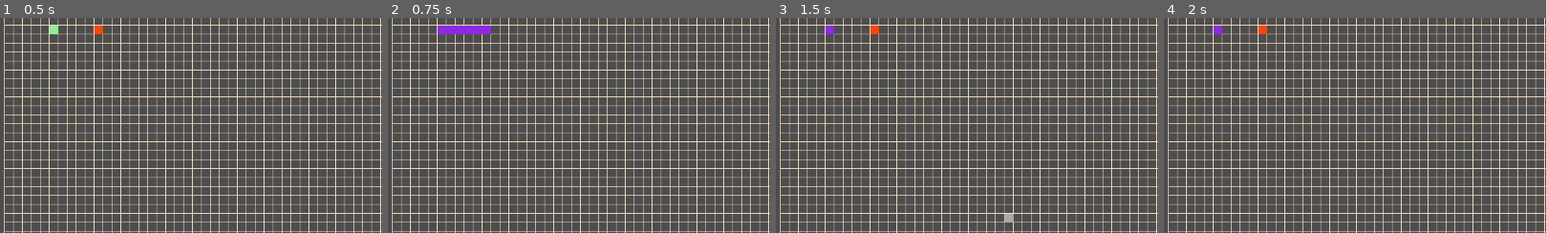
Above: before the commit, frames 1-4 (left to right).
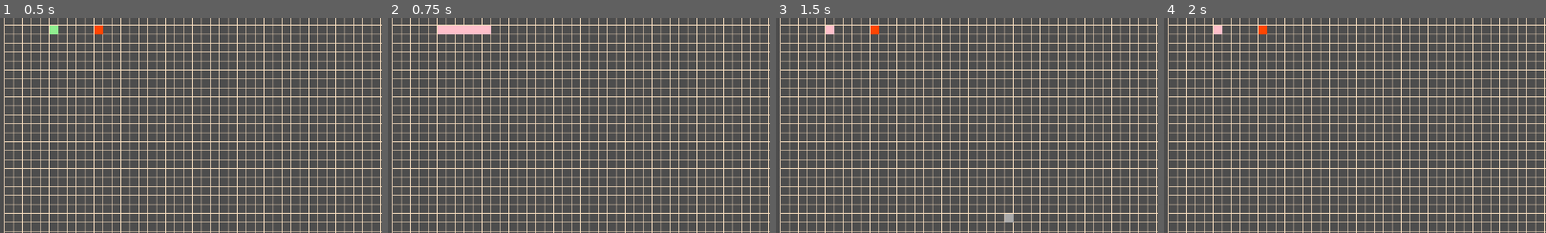
Above: after the commit, the same moments.

Repository: 12xsunx12/a--visualizer
Game: Godot game, scene res://Scenes/main.tscn
Same seed, same stepped clock (60 frames per second), same inputs: the game is played once before the commit and once after it.
Inputs (mouse positions are % of the whole screen's width and height, from its top left):
- Up to frame 1 (0.5 s): no input
- Up to frame 2 (0.75 s): tap Enter (ui_accept) at 0.5 s; move the mouse to (72, 45) at 0.52 s; tap A (press_a) at 0.6 s; click (72, 45) at 0.67 s
- Up to frame 3 (1.5 s): tap Enter (ui_accept) at 0.77, 1.25 s; move the mouse to (30, 55) at 1.27 s; tap A (press_a) at 1.35 s; click (30, 55) at 1.42 s
- Up to frame 4 (2 s): tap Enter (ui_accept) at 1.52 s
The pictures show only the part of the screen within x 0-50%, y 9-59%; the shares and areas given below are measured in that part.

Frame 1 is identical in both runs. In frame 2, 0.6% of the frame differs, in the area x 13-27%, y 3-8%; in frame 3, less than 0.1%; in frame 4, less than 0.1%.

Commit message:
clear the priority que when it gets to big
this also speeds up the program al ot

Diff:
--- a/Scenes/astar3.gd
+++ b/Scenes/astar3.gd
@@ -14,6 +14,7 @@
 var pri_que: priQ = priQ.new()				# the priority que
 var path: Dictionary = {} 								# the constructed shortest path
 var max_evaluations = 15000 							# if astar can't find end in 5000 searches, throw error
+var max_que_size = 50
 @export var timer: Timer
 var counter: int = 0
 
@@ -79,7 +80,7 @@
 # // - - - - - - - - - - - - - - - - - - - - - - - - -
 func _draw_path():
 	for key in path:
-		draw_rect(Rect2(path[key].pos * Global.cell_size, Global.cell_size), Color.BLUE_VIOLET)
+		draw_rect(Rect2(path[key].pos * Global.cell_size, Global.cell_size), Color.PINK)
 	queue_redraw()
 
 # // - - - - - - - - - - - - - - - - - - - - - - - - -
@@ -98,6 +99,10 @@
 		pri_que.clear() # clean the array of left over nodes
 		return
 
+	if pri_que.size() > max_que_size:
+		pri_que.clear()
+		pri_que.set_start(curr_node)
+
 	curr_node = pri_que.dequeue() # obtain first node in que and remove
 	path[curr_node.pos] = curr_node
 	_get_adj_nodes(curr_node) # explore adjacent nodes
